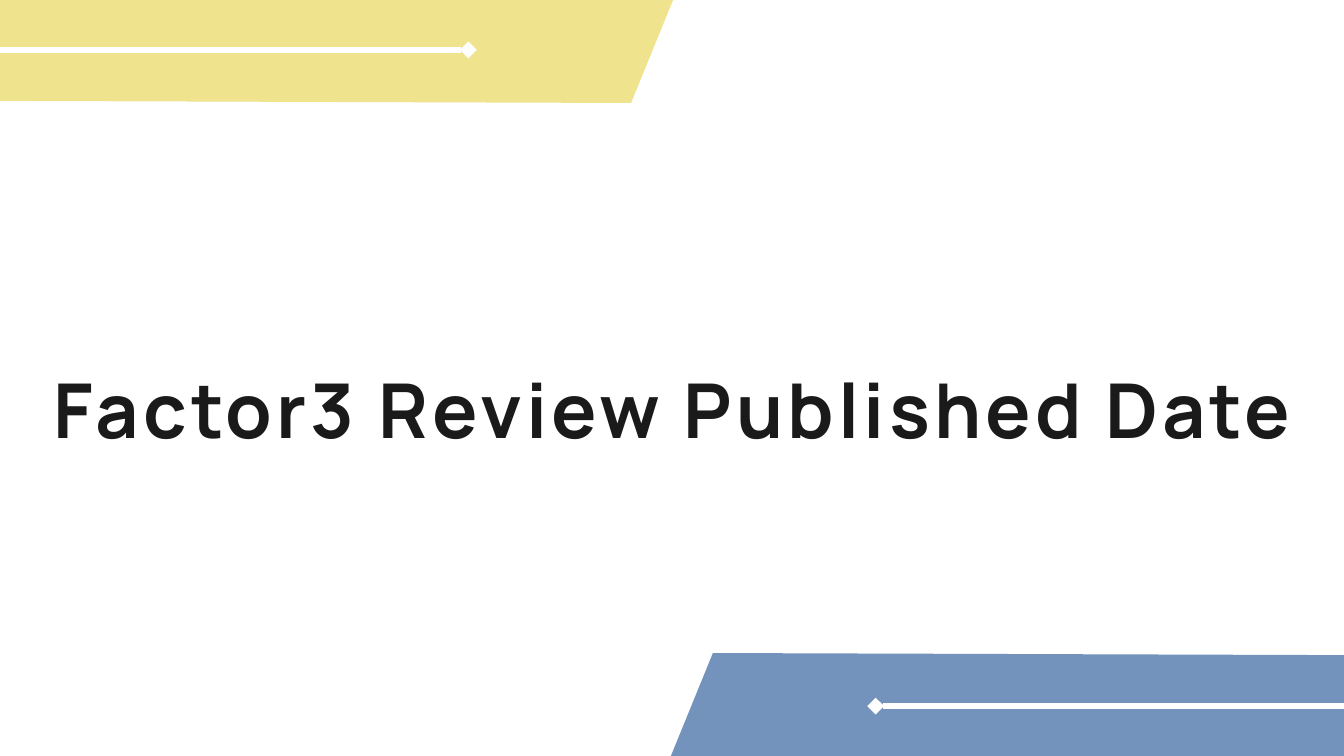
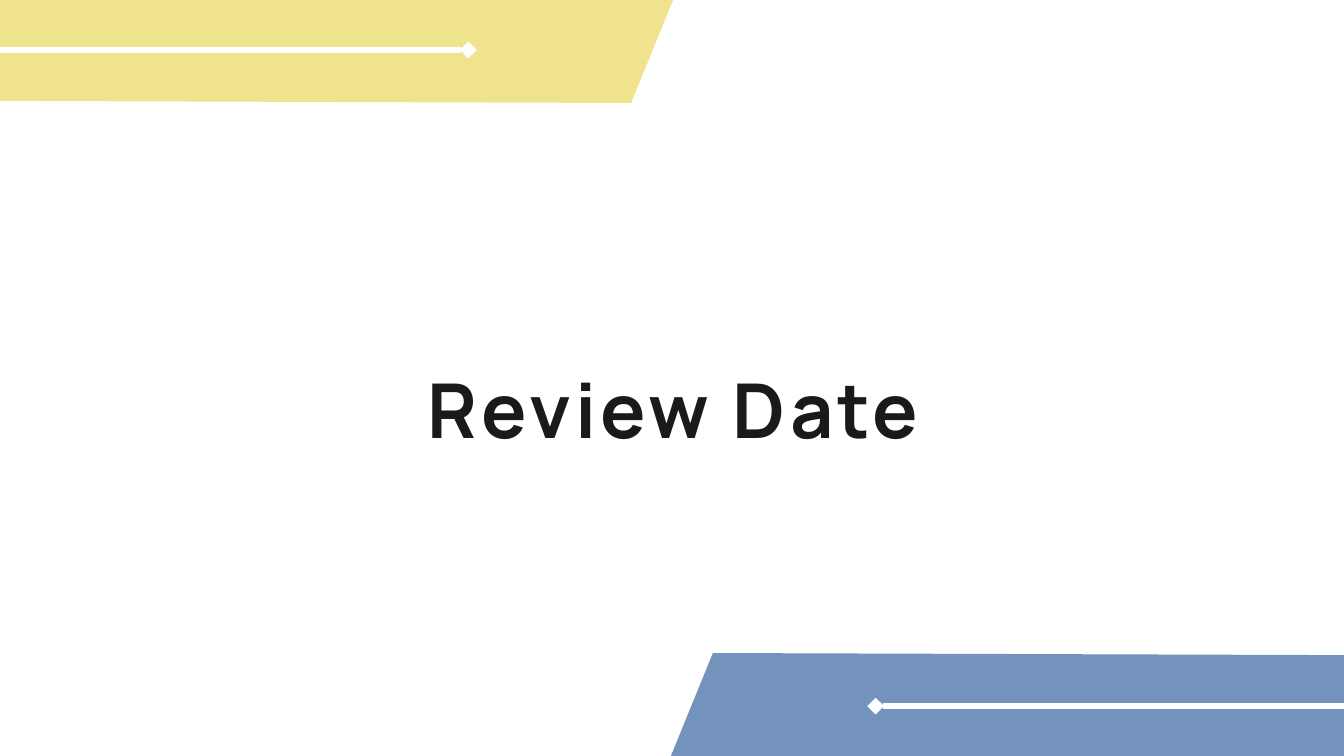
Before and after one commit to miazhx/metacritic, a slide deck: slide 12 of Metacritic Scrapy Project - Hanxiao(Mia) Zhang.pptx (slide 14 before the commit). Drawn at 1344x756 pixels with LibreOffice and Linux fonts; fonts in the diff are those of the drawing. Boxes give left, top, right and bottom in pixels: in the first picture for what was removed or moved away, otherwise in the second. Text is boxed around its words. In the diff, an @@ line names an element or a change of style, - is before the commit and + after.

```diff
--- a/Metacritic Scrapy Project - Hanxiao(Mia) Zhang.pptx
+++ b/Metacritic Scrapy Project - Hanxiao(Mia) Zhang.pptx
@@ text at (427,382,918,439): text changed @@
-Factor3 Review Published Date
+Review Date
```
Also in this commit, not shown: 4 other slides changed, 1 slide added, 2 slides removed, 8 other files.
